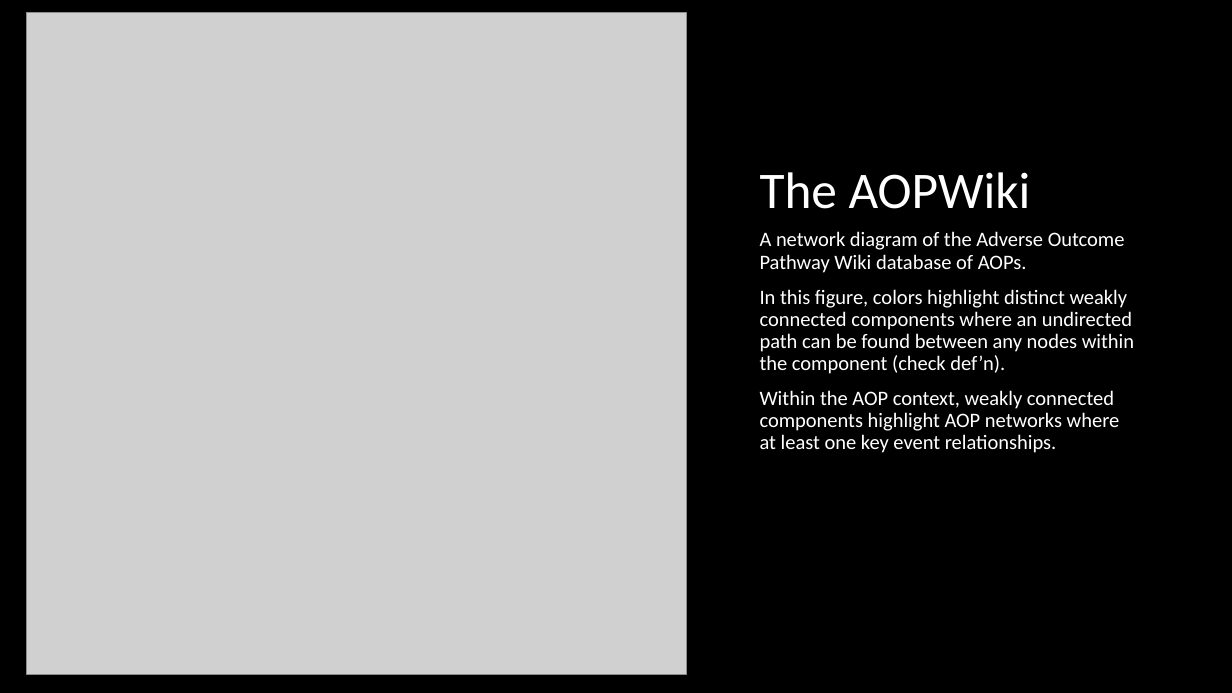
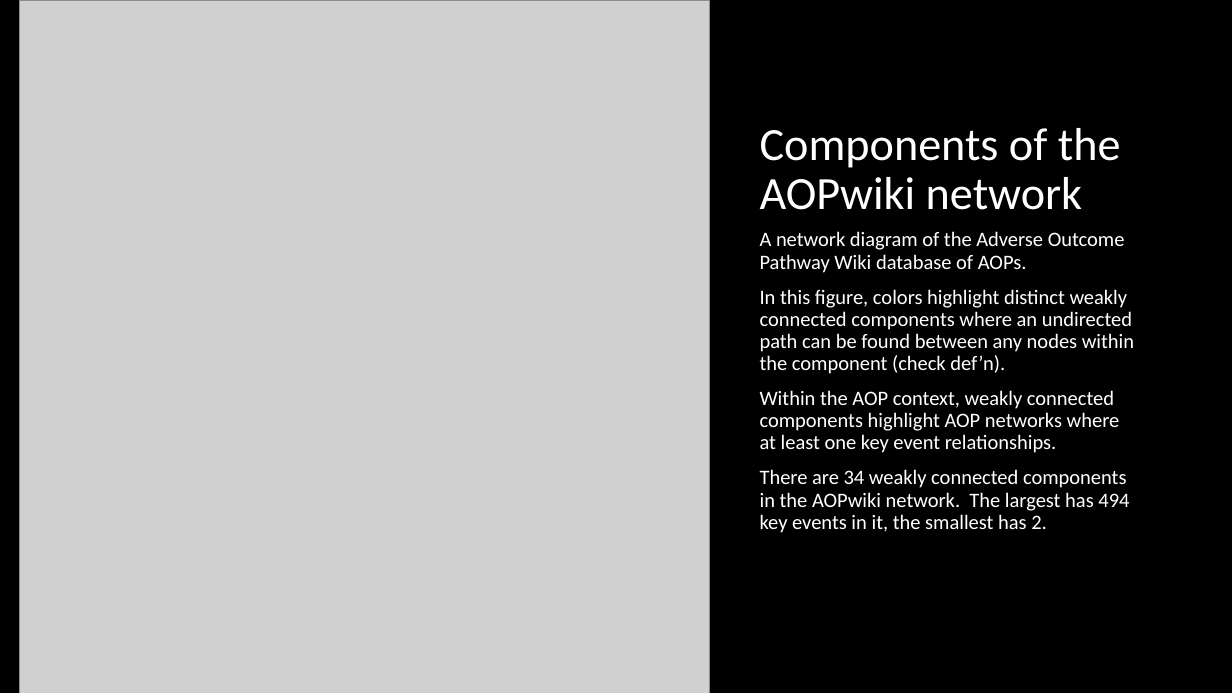
Before and after one commit to npollesch/AOPWiki, a slide deck: slide 3 of AOPwiki_analysis_ccs.pptx. Drawn at 1232x693 pixels with LibreOffice and Linux fonts; fonts in the diff are those of the drawing; grey boxes stand for pictures. Boxes give left, top, right and bottom in pixels: in the first picture for what was removed or moved away, otherwise in the second. Text is boxed around its words. In the diff, an @@ line names an element or a change of style, - is before the commit and + after.

```diff
--- a/AOPwiki_analysis_ccs.pptx
+++ b/AOPwiki_analysis_ccs.pptx
@@ picture: place and size @@
-picture at [27, 13, 687, 676]
+picture at [19, 0, 710, 693]
@@ title at [760, 128, 1121, 210]: text changed; size 40 to 36 pt @@
-The AOPWiki
+Components of the AOPwiki network
@@ text at [760, 469, 1129, 533]: paragraph added @@
+There are 34 weakly connected components in the AOPwiki network. The largest has 494 key events in it, the smallest has 2.
```
Also in this commit, not shown: 3 other slides changed, 1 slide added, 2 other files.
